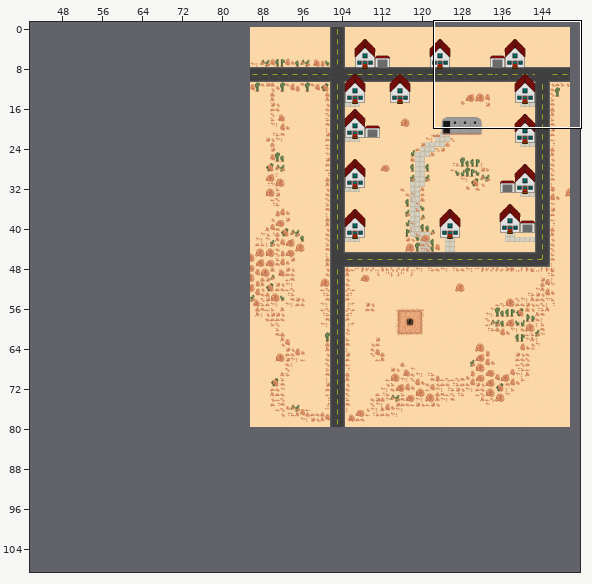
Tiled map -- resources/scenes/map/citySouth.tmx. The first picture is a wide view before the edit; the outline marks the close-up.
Close-up. Earlier state:
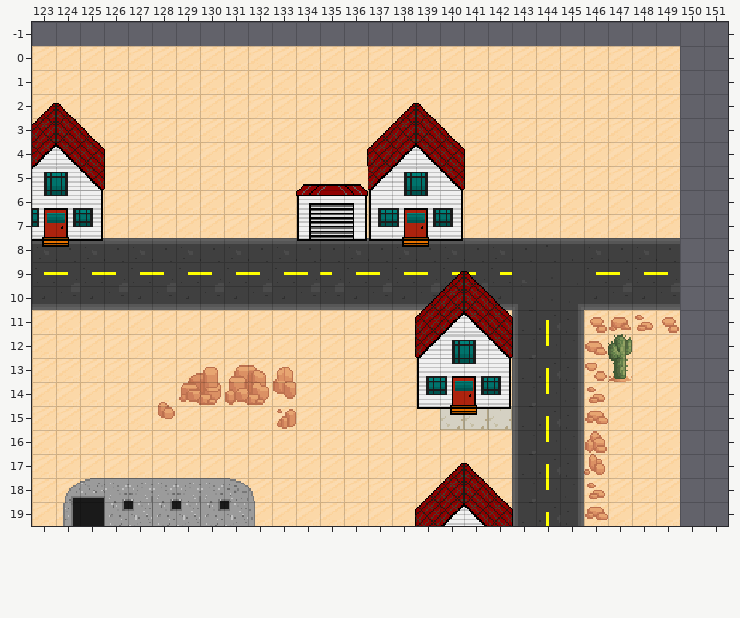
Cells are 16x16 px. Shown: x 123..151, y -1..19. The commit also changed other parts of the map, which this record leaves out. The old version is drawn lined up with the new one.
New version:
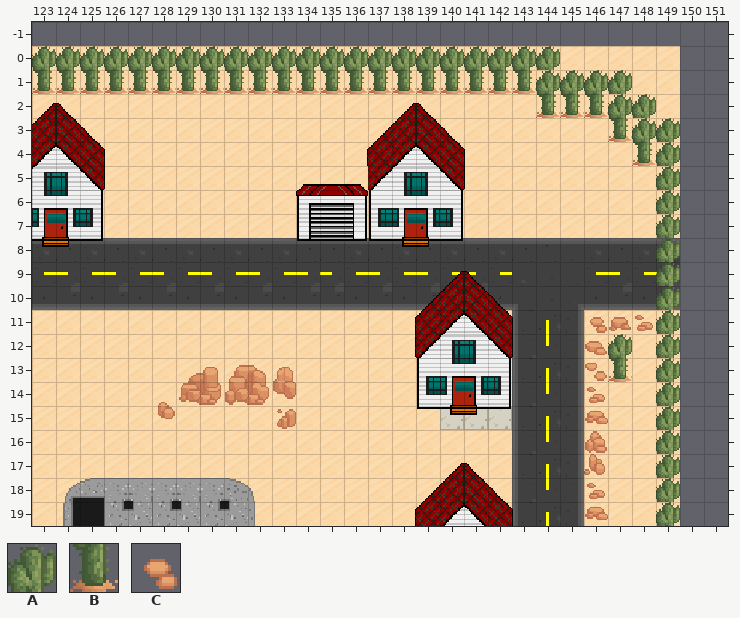
Key: from "FULL_DESERT_TILESET_WIP": A 6, B 38, C 193.
_ is an empty cell.
Difference:
map size 100x100 -> 150x120 cells (old content now starts at 66,-7; both pictures use the new coordinates)
Layer "rocksAndBuildings":
y 0: x 123..144 ______________________ -> AAAAAAAAAAAAAAAAAAAAAA
y 1: x 123..147 _________________________ -> BBBBBBBBBBBBBBBBBBBBBAAAA
y 2: x 144..148 _____ -> BBBAA
y 3: x 147..149 ___ -> BAA
y 4: x 148..149 __ -> BA
y 5..10: x 149 _ -> A
y 11: x 149 C -> A
y 12..19: x 149 _ -> A
Where, in picture pixels (left, top, right, bottom), the same in both close-ups:
changed: (32, 46, 680, 526)
